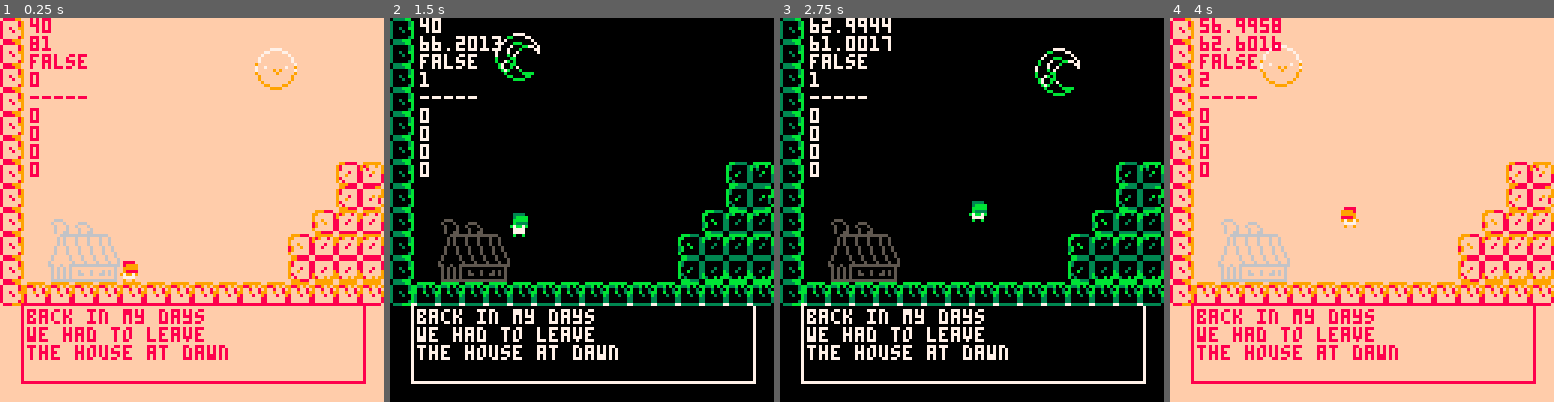
Above: before the commit, frames 1-4 (left to right).
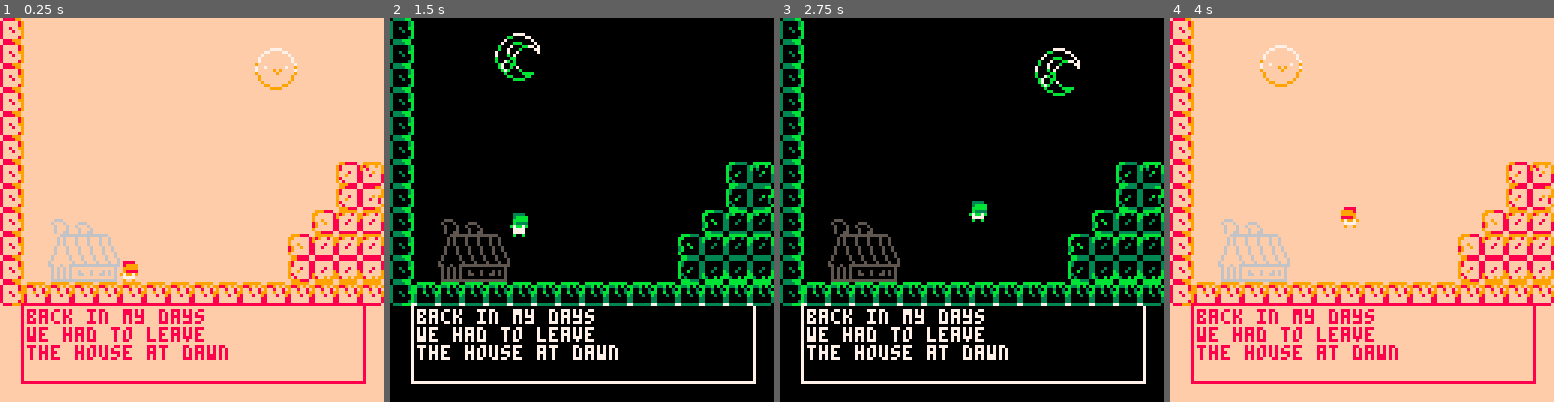
Above: after the commit, the same moments.

Repository: NataliaPrzemylska/milk1-way
Game: PICO-8 cartridge milkjourney.p8
Two runs of this game, one before a commit and one after it. Both use one fixed random seed, a clock stepped at 60 frames per second and the inputs below.
Inputs:
- Up to frame 1 (0.25 s): no input
- Up to frame 2 (1.5 s): tap X (X key) at 0.33, 1.07 s; tap O (Z key) at 0.7 s
- Up to frame 3 (2.75 s): hold Right 1.6-2.1 s; tap O (Z key) at 1.7, 2.1, 2.5 s; tap X (X key) at 1.85 s; hold Up 2.15-2.42 s; hold Right from 2.47 s (still down)
- Up to frame 4 (4 s): tap O (Z key) at 2.9, 3.3, 3.7 s; tap X (X key) at 2.97 s; release Right at 3.03 s; hold Left 3.08-3.58 s

The runs differ from the first frame. In frame 1, 1.0% of the frame differs, in the area x 7-23%, y 0-42%; in frame 2, 1.2%; in frame 3, 1.4%; in frame 4, 1.5%, in the area x 7-29%, y 0-42%.

Commit message:
debug comment

Diff:
--- a/main.lua
+++ b/main.lua
@@ -46,7 +46,7 @@
 
 
     --debug
-    print(player.x,10,0)
+    --[[print(player.x,10,0)
     print(player.y)
     print(player.has_milk)
     print(adjust)
@@ -54,5 +54,5 @@
     print(mapX)
     print(mapY)
     print(temp_mapx)
-    print(temp_mapy)
+    print(temp_mapy)]]--
 end
